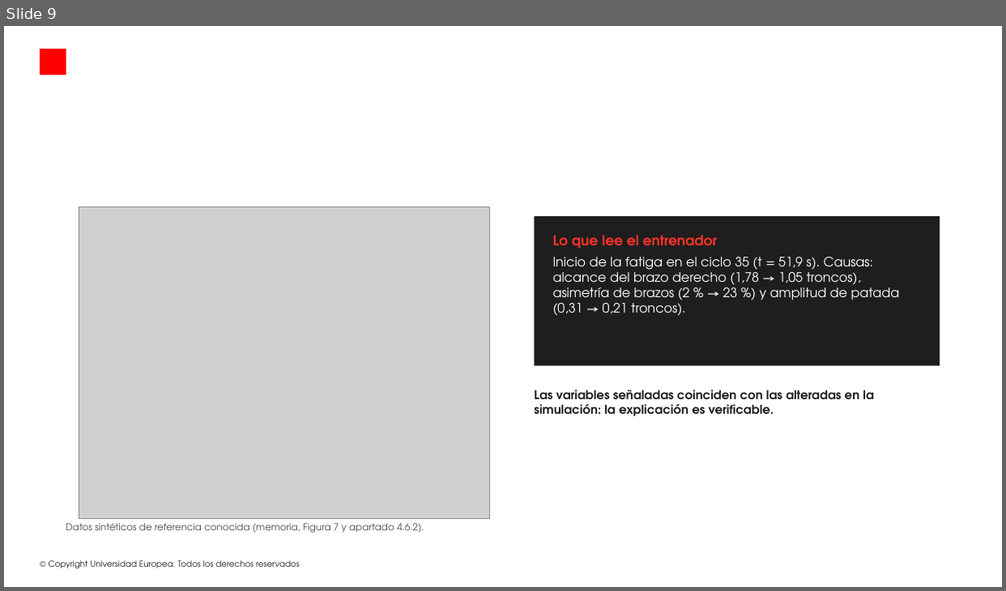
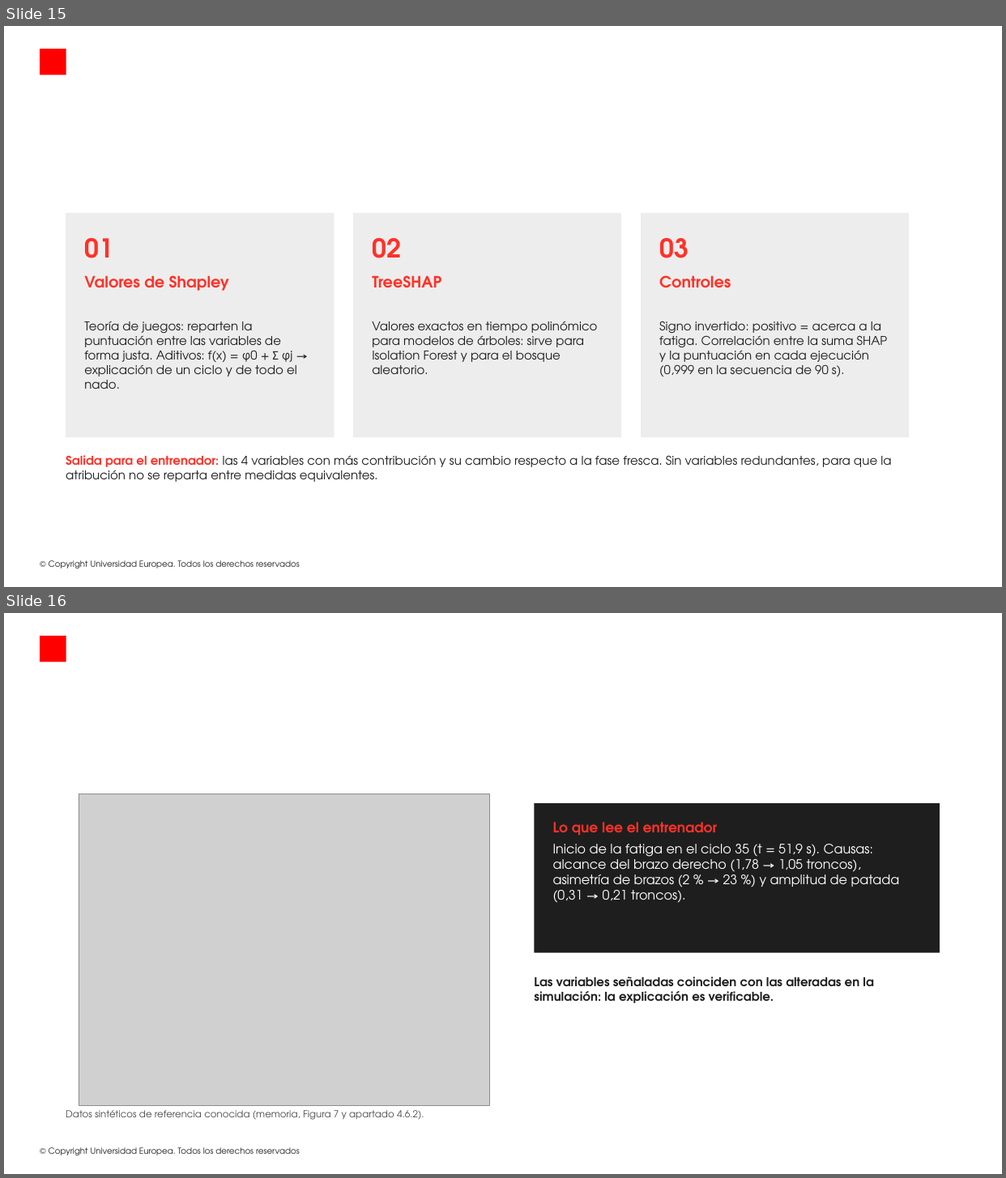
Before and after one commit to modeliana1-rgb/Strokelab, a slide deck: presentacion/StrokeLab_defensa.pptx. Shown one above the other, each under a label of ours: slide 9 before the commit, slides 15 and 16 after it. The pictures are 1006x591 and 1006x1178 pixels, drawn with LibreOffice and Linux fonts; fonts in the diff are those of the drawing; grey boxes stand for pictures; background and template pictures are left out. Boxes give left, top, right and bottom in pixels: in the first picture for what was removed or moved away, otherwise in the second. Text is boxed around its words. In the diff, an @@ line names an element or a change of style, - is before the commit and + after.

```diff
--- a/presentacion/StrokeLab_defensa.pptx
+++ b/presentacion/StrokeLab_defensa.pptx
@@ slide 15 added at (4,26,1002,587), background picture (left out); not listed: 2 template elements that a slide beside it also shows @@
@@ rectangle added at (66,213,334,437), fill #EEEDED @@
@@ rectangle added at (353,213,621,437), fill #EEEDED @@
@@ rectangle added at (641,213,909,437), fill #EEEDED @@
@@ text added at (84,238,113,258), 30 pt, text #FF3228, bold @@
+01
@@ text added at (372,238,401,258), 30 pt, text #FF3228, bold @@
+02
@@ text added at (659,238,688,258), 30 pt, text #FF3228, bold @@
+03
@@ text added at (84,275,229,291), 18 pt, text #FF3228, bold @@
+Valores de Shapley
@@ text added at (372,275,441,288), 18 pt, text #FF3228, bold @@
+TreeSHAP
@@ text added at (659,275,731,288), 18 pt, text #FF3228, bold @@
+Controles
@@ text added at (84,322,297,389), 14 pt, text #1E1E1E @@
+Teoría de juegos: reparten la puntuación entre las variables de forma justa. Aditivos: f(x) = φ0 + Σ φj → explicación de un ciclo y de todo el nado.
@@ text added at (372,321,598,374), 14 pt, text #1E1E1E @@
+Valores exactos en tiempo polinómico para modelos de árboles: sirve para Isolation Forest y para el bosque aleatorio.
@@ text added at (659,321,888,377), 14 pt, text #1E1E1E @@
+Signo invertido: positivo = acerca a la fatiga. Correlación entre la suma SHAP y la puntuación en cada ejecución (0,999 en la secuencia de 90 s).
@@ text added at (66,455,891,482), 14 pt, text #1E1E1E @@
+Salida para el entrenador: las 4 variables con más contribución y su cambio respecto a la fase fresca. Sin variables redundantes, para que la atribución no se reparta entre medidas equivalentes.
@@ what was slide 9 is now slide 16 @@
```
Also in this commit, not shown: 1 slide changed, 8 other slides added, 2 other files.
